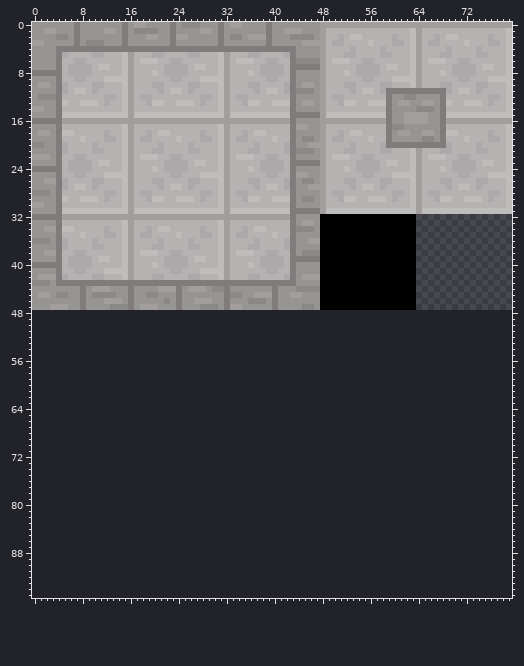
Sprite sheet: new-game-project/Sprites/Map/Tileset.png. The picture above is the old version.
The file is 80x48 pixels. Colours within 5 levels of each other are drawn and written as one. The old version is drawn lined up with the new one, on the new canvas.
Now the later version:
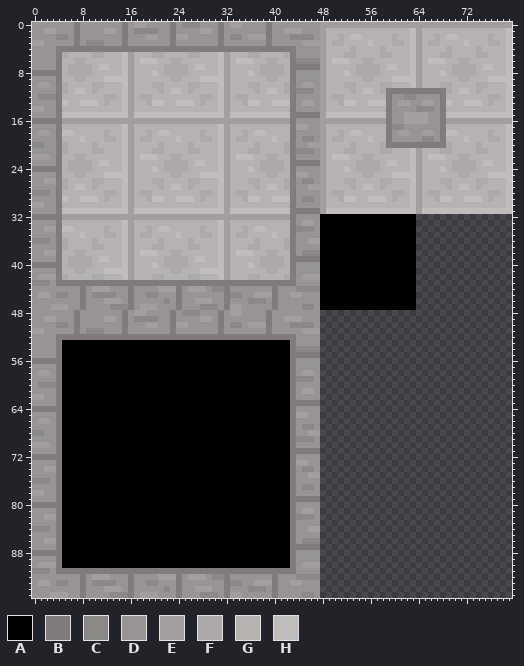
Palette (. is transparent): A #000000  B #807c7c  C #8b8888  D #979494  E #a29e9e  F #aba9a9  G #b5b2b2  H #bfbcbc
Changes in this commit:
canvas 80x48 -> 80x96
Changed rows in their new state; - is an unchanged pixel.
first column x 0:
48 DDDDDDDBDDDDDDDBDEEDDDDBDCCCDDDBDEEDDDDBDDDDDDDD
49 DDEEDDDBDDDDEEDBDCCCCDDBDDDDEEDBDDDDDDDBDDEEEDDD
50 DDDDCCDBDDDDDDDBDDDEEDDBEEDDDDDBDCCDEEEBDDDCCCCD
51 EEDDDDDBDCCCDDDBDDDDDDDBDDDDDDDBDDDDDDDBDDDDDEEE
52 DDDDBBBBBBBBBBBBBBBBBBBBBBBBBBBBBBBBBBBBBBBBDDDD
53 DDDDBAAAAAAAAAAAAAAAAAAAAAAAAAAAAAAAAAAAAAABDDDD
54 DDDDBAAAAAAAAAAAAAAAAAAAAAAAAAAAAAAAAAAAAAABCCCC
55 DDDDBAAAAAAAAAAAAAAAAAAAAAAAAAAAAAAAAAAAAAABBBBB
56 BBBBBAAAAAAAAAAAAAAAAAAAAAAAAAAAAAAAAAAAAAABDDDD
57 DDDDBAAAAAAAAAAAAAAAAAAAAAAAAAAAAAAAAAAAAAABDDDD
58 DEEDBAAAAAAAAAAAAAAAAAAAAAAAAAAAAAAAAAAAAAABDEED
59 DDDDBAAAAAAAAAAAAAAAAAAAAAAAAAAAAAAAAAAAAAABCCCD
60 DCCCBAAAAAAAAAAAAAAAAAAAAAAAAAAAAAAAAAAAAAABDDDD
61 DDDDBAAAAAAAAAAAAAAAAAAAAAAAAAAAAAAAAAAAAAABDEED
62 EEDDBAAAAAAAAAAAAAAAAAAAAAAAAAAAAAAAAAAAAAABDDDD
63 DDDDBAAAAAAAAAAAAAAAAAAAAAAAAAAAAAAAAAAAAAABBBBB
64 BBBBBAAAAAAAAAAAAAAAAAAAAAAAAAAAAAAAAAAAAAABDDDD
65 DDDDBAAAAAAAAAAAAAAAAAAAAAAAAAAAAAAAAAAAAAABEEDD
66 DEEDBAAAAAAAAAAAAAAAAAAAAAAAAAAAAAAAAAAAAAABDDDD
67 DDDDBAAAAAAAAAAAAAAAAAAAAAAAAAAAAAAAAAAAAAABDCCD
68 CCDDBAAAAAAAAAAAAAAAAAAAAAAAAAAAAAAAAAAAAAABDDEE
69 DDDDBAAAAAAAAAAAAAAAAAAAAAAAAAAAAAAAAAAAAAABCCCD
70 EEEDBAAAAAAAAAAAAAAAAAAAAAAAAAAAAAAAAAAAAAABDDDD
71 DDDDBAAAAAAAAAAAAAAAAAAAAAAAAAAAAAAAAAAAAAABBBBB
72 BBBBBAAAAAAAAAAAAAAAAAAAAAAAAAAAAAAAAAAAAAABDDDD
73 DDDDBAAAAAAAAAAAAAAAAAAAAAAAAAAAAAAAAAAAAAABEEDD
74 DDEEBAAAAAAAAAAAAAAAAAAAAAAAAAAAAAAAAAAAAAABDCCD
75 DDDDBAAAAAAAAAAAAAAAAAAAAAAAAAAAAAAAAAAAAAABDDEE
76 CCCDBAAAAAAAAAAAAAAAAAAAAAAAAAAAAAAAAAAAAAABDDDD
77 DDDDBAAAAAAAAAAAAAAAAAAAAAAAAAAAAAAAAAAAAAABDCCD
78 EEDDBAAAAAAAAAAAAAAAAAAAAAAAAAAAAAAAAAAAAAABDDDD
79 DDDDBAAAAAAAAAAAAAAAAAAAAAAAAAAAAAAAAAAAAAABBBBB
80 BBBBBAAAAAAAAAAAAAAAAAAAAAAAAAAAAAAAAAAAAAABDDDD
81 DDDDBAAAAAAAAAAAAAAAAAAAAAAAAAAAAAAAAAAAAAABDEED
82 DDEEBAAAAAAAAAAAAAAAAAAAAAAAAAAAAAAAAAAAAAABCCCD
83 DDDDBAAAAAAAAAAAAAAAAAAAAAAAAAAAAAAAAAAAAAABDDDD
84 CCCDBAAAAAAAAAAAAAAAAAAAAAAAAAAAAAAAAAAAAAABDDEE
85 DDDDBAAAAAAAAAAAAAAAAAAAAAAAAAAAAAAAAAAAAAABDDDD
86 DDEEBAAAAAAAAAAAAAAAAAAAAAAAAAAAAAAAAAAAAAABDCCC
87 DDDDBAAAAAAAAAAAAAAAAAAAAAAAAAAAAAAAAAAAAAABBBBB
88 BBBBBAAAAAAAAAAAAAAAAAAAAAAAAAAAAAAAAAAAAAABDDDD
89 DDDDBAAAAAAAAAAAAAAAAAAAAAAAAAAAAAAAAAAAAAABDDDD
90 DEEEBAAAAAAAAAAAAAAAAAAAAAAAAAAAAAAAAAAAAAABDEEE
91 CCCDBBBBBBBBBBBBBBBBBBBBBBBBBBBBBBBBBBBBBBBBDDDD
92 DDDDDDDDBDEEEDDDBDDDDEEEBDEEEDCCBDDDDDDDBDDDCCCC
93 DEEDCCDDBDCCCCDDBDDCCDDDBDDDDDDDBCCDDEEEBDDEEDDD
94 DDDDDDDDBDDDEEEDBDDDDDCDBDDEEEDDBDDDCCCDBDDDDDDD
95 DDDEEEDDBDDDDCCCBDEEEDDDBDDDCCCDBEEDDDDDBDDDDCCD
Changed places in both pictures, as pixel boxes (x1, y1, x2, y2):
added: (32, 310, 320, 598)
